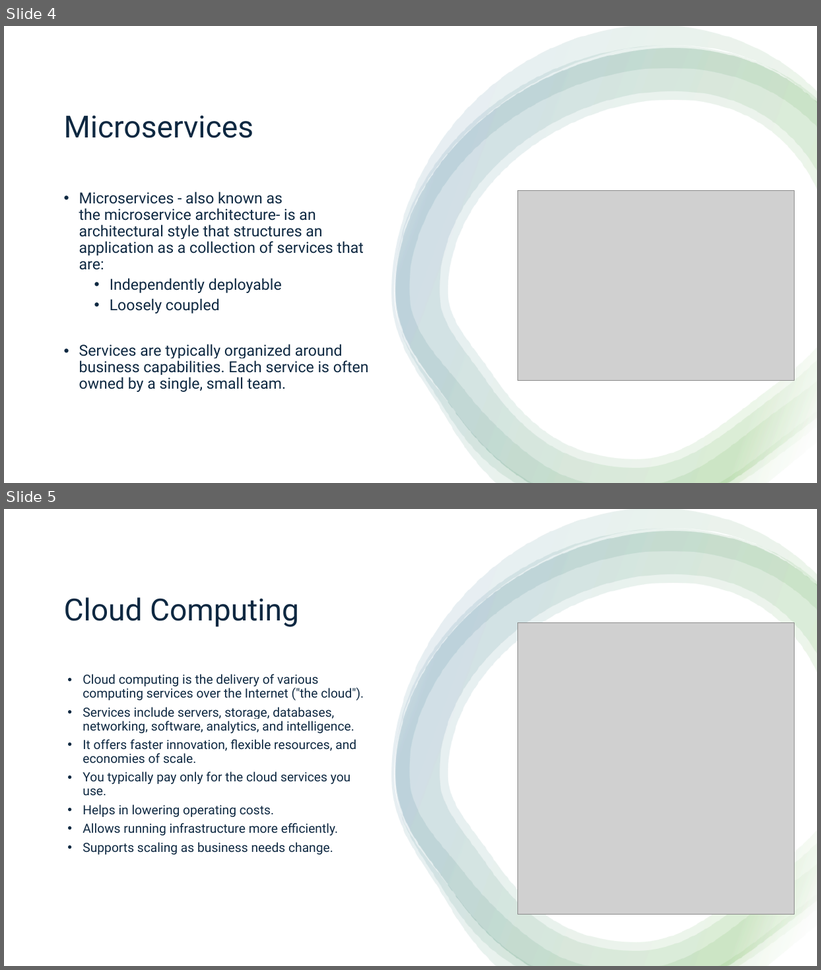
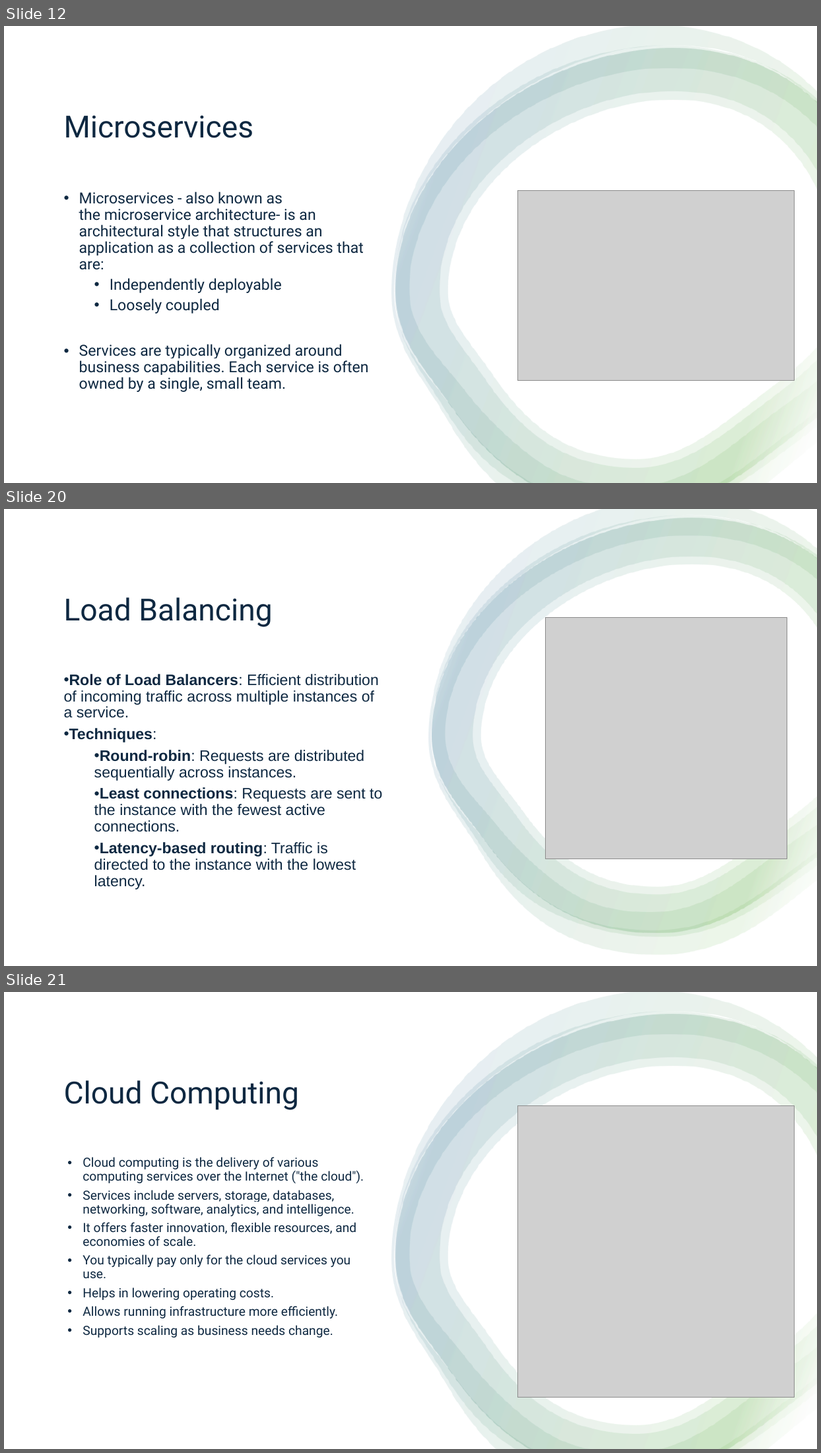
Before and after one commit to aprabhat/spring_boot_microservice, a slide deck: spring_boot.pptx. Shown one above the other, each under a label of ours: slides 4 and 5 before the commit, slides 12, 20 and 21 after it; the slides between them are not shown. The pictures are 821x970 and 821x1453 pixels, drawn with LibreOffice and Linux fonts; fonts in the diff are those of the drawing; grey boxes stand for pictures. Boxes give left, top, right and bottom in pixels: in the first picture for what was removed or moved away, otherwise in the second. Text is boxed around its words. In the diff, an @@ line names an element or a change of style, - is before the commit and + after.

```diff
--- a/spring_boot.pptx
+++ b/spring_boot.pptx
@@ slide 20 added at [4,509,817,966], background #FFFFFF @@
@@ rectangle added at [4,509,817,966], fill #FFFFFF @@
@@ group added at [429,509,817,955]: 4 freeform shapes @@
@@ title added at [64,597,272,627], 36 pt, text #0E2841 @@
+Load Balancing
@@ picture added at [546,618,787,859] @@
@@ text added at [64,674,382,890], 18 pt, text #0E2841 @@
+• Role of Load Balancers: Efficient distribution of incoming traffic across multiple instances of a service.
+• Techniques:
+  • Round-robin: Requests are distributed sequentially across instances.
+  • Least connections: Requests are sent to the instance with the fewest active connections.
+  • Latency-based routing: Traffic is directed to the instance with the lowest latency.
@@ what was slide 4 is now slide 12 @@
@@ what was slide 5 is now slide 21 @@
```
Also in this commit, not shown: 7 other slides added.
